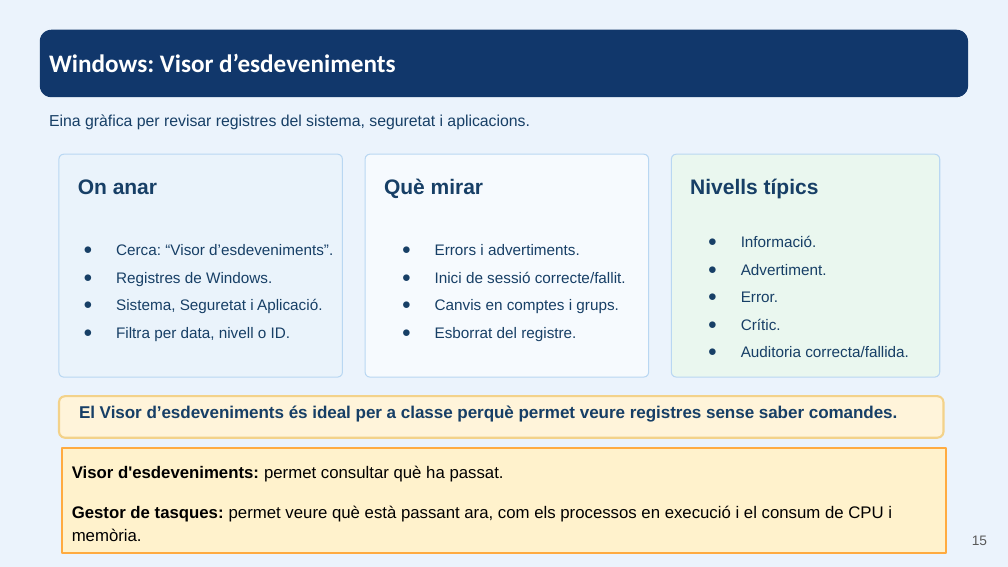
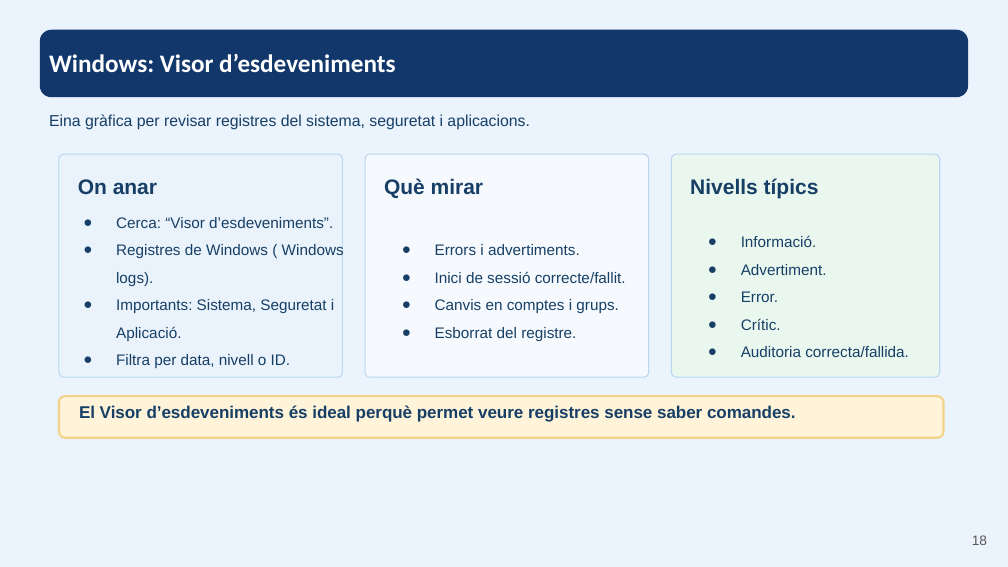
Before and after one commit to ejgutierrez74/smx-seguretat-informatica, a slide deck: slide 18 of materials-ra1/part-vii.pptx (slide 15 before the commit). Drawn at 1008x567 pixels with LibreOffice and Linux fonts; fonts in the diff are those of the drawing. Boxes give left, top, right and bottom in pixels: in the first picture for what was removed or moved away, otherwise in the second. Text is boxed around its words. In the diff, an @@ line names an element or a change of style, - is before the commit and + after.

```diff
--- a/materials-ra1/part-vii.pptx
+++ b/materials-ra1/part-vii.pptx
@@ text at box(116, 243, 344, 341): text changed @@
-● Registres de Windows.
-● Sistema, Seguretat i Aplicació.
+● Registres de Windows ( Windows logs).
+● Importants: Sistema, Seguretat i Aplicació.
@@ text at box(79, 405, 796, 422): text changed @@
-El Visor d’esdeveniments és ideal per a classe perquè permet veure registres sense saber comandes.
+El Visor d’esdeveniments és ideal perquè permet veure registres sense saber comandes.
@@ rectangle removed at box(61, 449, 947, 553) @@
-Visor d'esdeveniments: permet consultar què ha passat.
-Gestor de tasques: permet veure què està passant ara, com els processos en execució i el consum de CPU i memòria.
@@ page number at box(972, 535, 987, 545): text changed @@
-15
+18
```
Also in this commit, not shown: 11 other slides changed, 6 slides added, 2 slides removed, 16 other files.
